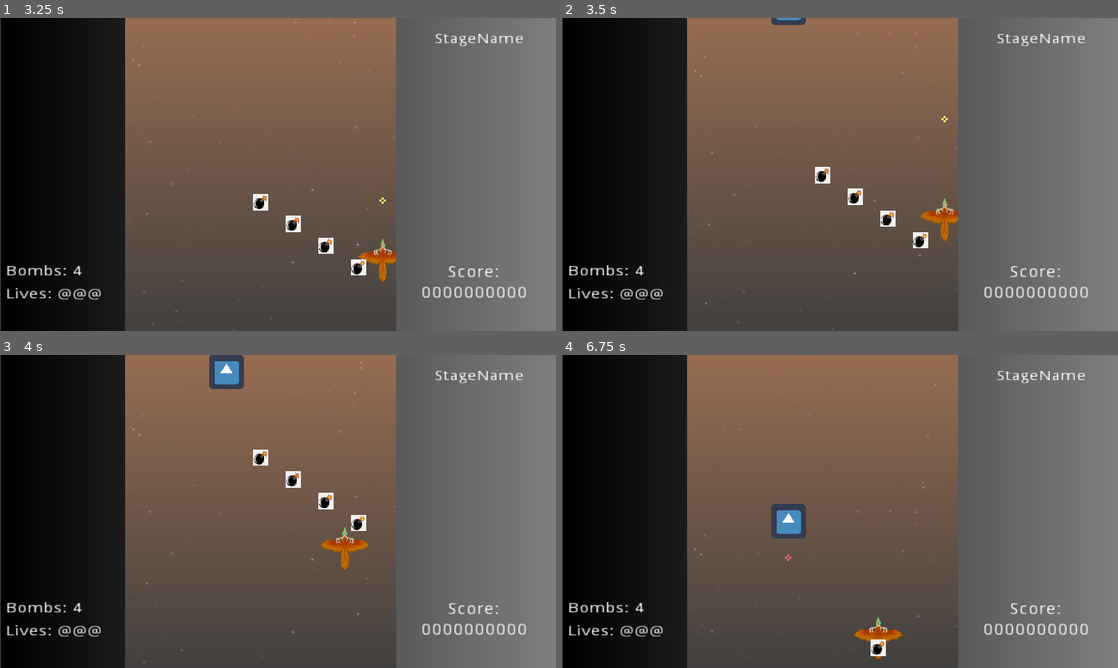
Above: before the commit, frames 1-4 (two rows, left to right).
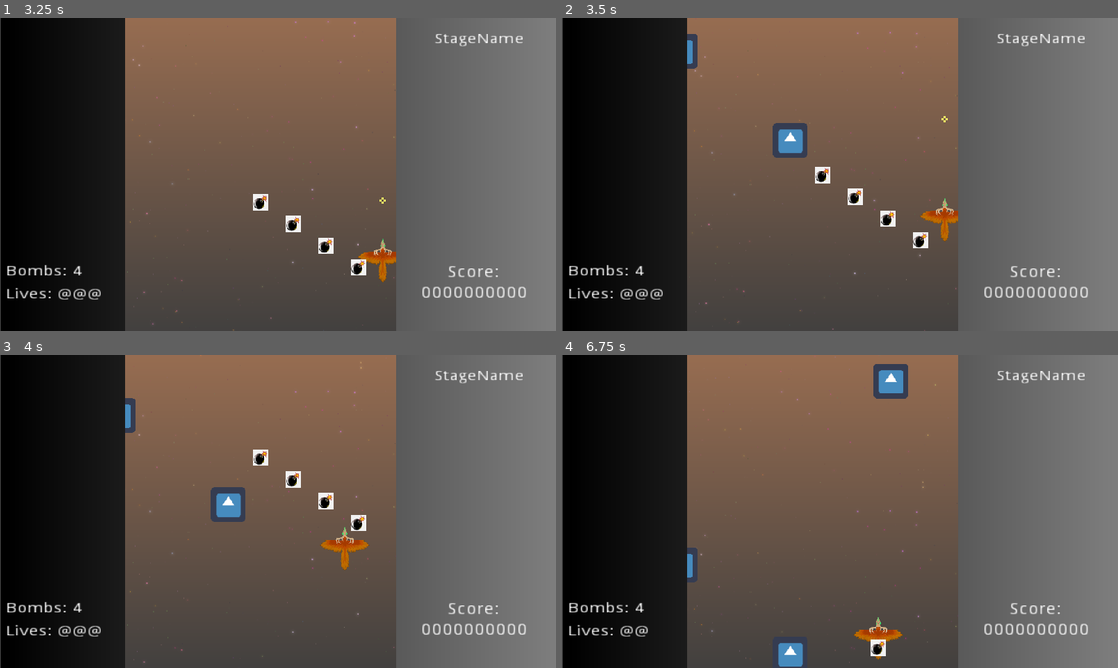
Above: after the commit, the same moments.

Repository: kyperbelt/MetalBurstPGJ
Game: Godot game, scene res://Screens/TitleScreen.tscn
Two runs of this game, one before a commit and one after it. Both use one fixed random seed, a clock stepped at 60 frames per second and the inputs below. The engine's default icon, where the game draws it, is replaced by a stand-in: a white triangle on a blue panel in a dark square.
Inputs:
- Up to frame 1 (3.25 s): tap Enter (ui_accept) at 0.5, 0.77, 1.52, 2, 3.02 s; hold D (move_right) 0.53-1.28 s; hold Space (fire) 0.53-1.28 s; hold S (move_down) 1.28-2.03 s; tap Shift (move_slower) at 1.35 s; hold D (move_right) 2.03-2.78 s; hold X (player_bomb) 2.03-2.78 s; hold W (move_up) from 2.78 s (still down); tap Space (fire) at 2.85 s
- Up to frame 2 (3.5 s): keep holding W (move_up)
- Up to frame 3 (4 s): release W (move_up) at 3.53 s; hold A (move_left) from 3.53 s (still down); hold Shift (move_slower) from 3.53 s (still down); tap Enter (ui_accept) at 3.77 s
- Up to frame 4 (6.75 s): release Shift (move_slower) at 4.28 s; tap X (player_bomb) at 4.35 s; tap Enter (ui_accept) at 4.52, 6.02 s; release A (move_left) at 5.03 s; hold S (move_down) 5.03-5.78 s; hold Space (fire) 5.03-5.78 s; hold D (move_right) 5.78-6.53 s; tap Shift (move_slower) at 5.85 s; hold W (move_up) from 6.53 s (still down); hold X (player_bomb) from 6.53 s (still down)

Frame 1 is identical in both runs. In frame 2, 1.0% of the frame differs, in the area x 22-45%, y 0-45%; in frame 3, 1.6%; in frame 4, 2.0%, in the area x 15-63%, y 2-100%.

Commit message:
refactored the code that was in the spawnEvent into its own class for PositionalEvents that scale with the timneline

Diff:
--- a/MetalBurstGame/Stages/TestStage.tscn
+++ b/MetalBurstGame/Stages/TestStage.tscn
@@ -7,6 +7,7 @@
 [ext_resource path="res://Screens/InformationDisplay.tscn" type="PackedScene" id=5]
 [ext_resource path="res://systems/StageDirector/StageDirector.tscn" type="PackedScene" id=6]
 [ext_resource path="res://systems/StageDirector/Events/SpawnEvent.tscn" type="PackedScene" id=7]
+[ext_resource path="res://systems/StageDirector/Events/EndStageEvent.tscn" type="PackedScene" id=8]
 
 [sub_resource type="Gradient" id=1]
 
@@ -33,33 +34,61 @@
 
 [node name="StageDirector" parent="." instance=ExtResource( 6 )]
 position = Vector2( 480, 0 )
-duration = 10.0
+bounds_color = Color( 0, 0.6, 1, 1 )
 LevelScene = NodePath("../Level")
-hatch_marks = 10
 
 [node name="END" parent="StageDirector" index="1"]
-position = Vector2( -744.258, -3041.52 )
+position = Vector2( 662.04, -1421.86 )
 scale = Vector2( 7.06361, 5.00941 )
 
 [node name="SpawnEvent" parent="StageDirector" instance=ExtResource( 7 )]
-position = Vector2( -63.0148, -313.172 )
-event_time = 1.02966
-spawn_x = -63.0148
+position = Vector2( -149.244, -481.109 )
+event_time = 3.38367
+spawn_x = -149.244
 
 [node name="Enemy4" parent="StageDirector/SpawnEvent" groups=[
 "Enemy",
 ] instance=ExtResource( 2 )]
 position = Vector2( 2.13269, -112.133 )
 
+[node name="SpawnEvent4" parent="StageDirector" instance=ExtResource( 7 )]
+position = Vector2( 94.1789, -260.767 )
+event_time = 1.83399
+spawn_x = 94.1789
+
+[node name="Enemy4" parent="StageDirector/SpawnEvent4" groups=[
+"Enemy",
+] instance=ExtResource( 2 )]
+position = Vector2( -153.78, 213.54 )
+
+[node name="Enemy5" parent="StageDirector/SpawnEvent4" groups=[
+"Enemy",
+] instance=ExtResource( 2 )]
+position = Vector2( -356.252, 49.3885 )
+
 [node name="SpawnEvent2" parent="StageDirector" instance=ExtResource( 7 )]
-position = Vector2( 235.471, -2334.25 )
-event_time = 7.67461
-spawn_x = 235.471
+position = Vector2( 125.478, -840.247 )
+event_time = 5.90951
+spawn_x = 125.478
 
 [node name="Enemy4" parent="StageDirector/SpawnEvent2" groups=[
 "Enemy",
 ] instance=ExtResource( 2 )]
 position = Vector2( 2.13269, -112.133 )
+
+[node name="SpawnEvent3" parent="StageDirector" instance=ExtResource( 7 )]
+position = Vector2( 123.597, -512.125 )
+event_time = 3.60181
+spawn_x = 123.597
+
+[node name="Enemy4" parent="StageDirector/SpawnEvent3" groups=[
+"Enemy",
+] instance=ExtResource( 2 )]
+position = Vector2( 2.13269, -112.133 )
+
+[node name="EndStageEvent" parent="StageDirector" instance=ExtResource( 8 )]
+position = Vector2( -120.01, -1421.86 )
+Target = NodePath("")
 [connection signal="tree_entered" from="Level" to="Level" method="_on_Level_tree_entered"]
 [connection signal="tree_exited" from="Level" to="Level" method="_on_Level_tree_exited"]
 
--- a/MetalBurstGame/project.godot
+++ b/MetalBurstGame/project.godot
@@ -9,6 +9,11 @@
 config_version=4
 
 _global_script_classes=[ {
+"base": "PositionalEvent",
+"class": "EndStageEvent",
+"language": "GDScript",
+"path": "res://systems/StageDirector/Events/EndStageEvent.gd"
+}, {
 "base": "Node2D",
 "class": "Enemy",
 "language": "GDScript",
@@ -20,6 +25,11 @@
 "path": "res://Screens/InformationDisplay.gd"
 }, {
 "base": "StageEvent",
+"class": "PositionalEvent",
+"language": "GDScript",
+"path": "res://systems/StageDirector/Events/PositionalEvent.gd"
+}, {
+"base": "PositionalEvent",
 "class": "SpawnEvent",
 "language": "GDScript",
 "path": "res://systems/StageDirector/Events/SpawnEvent.gd"
@@ -35,8 +45,10 @@
 "path": "res://systems/StageDirector/StageEvent.gd"
 } ]
 _global_script_class_icons={
+"EndStageEvent": "res://placeholder_assets/tools/exit.png",
 "Enemy": "",
 "InformationDisplay": "",
+"PositionalEvent": "res://placeholder_assets/class_icons/StageEvent.png",
 "SpawnEvent": "res://placeholder_assets/tools/entity.png",
 "StageDirector": "res://placeholder_assets/tools/director.png",
 "StageEvent": "res://placeholder_assets/class_icons/StageEvent.png"
--- /dev/null
+++ b/MetalBurstGame/systems/StageDirector/Events/EndStageEvent.gd
@@ -0,0 +1,50 @@
+tool
+extends PositionalEvent
+
+class_name EndStageEvent, "res://placeholder_assets/tools/exit.png"
+
+const EDITOR_DESC="""
+This event is not based on position. Rather, it only
+needs to be placed in a stage director and will be executed
+when the duration is exceeded. It will then transfer to the
+desired scene. You can specify if you want there to be an delay from
+the time it executes.
+"""
+
+export var offset : float setget set_offset,get_offset
+export(PackedScene) var Target
+
+
+func _ready():
+	if(Engine.editor_hint):
+		set("editor_description",EDITOR_DESC)
+
+
+func get_offset():
+	return offset
+
+func set_offset(o):
+	offset = o if o > 0 else 0
+	_y_changed()
+
+func get_time():
+	if(override_time):
+		return event_time
+	else:
+		var sd : StageDirector = director as StageDirector
+		return sd.duration if sd != null else 0
+
+func _y_changed():
+	if(!override_time):
+		var sd = director as StageDirector
+		position.y = sd.get_y_from_alpha((sd.duration+offset)/sd.duration) if sd!=null else position.y
+		update()
+
+func _process(_delta):
+	if(Engine.editor_hint):
+		update_y()
+
+
+func _execute_event():
+	print("[END STAGE EVENT] executed")
+	pass
--- /dev/null
+++ b/MetalBurstGame/systems/StageDirector/Events/EndStageEvent.tscn
@@ -0,0 +1,28 @@
+[gd_scene load_steps=4 format=2]
+
+[ext_resource path="res://systems/StageDirector/Events/EndStageEvent.gd" type="Script" id=1]
+[ext_resource path="res://placeholder_assets/tools/exit.png" type="Texture" id=2]
+[ext_resource path="res://placeholder_assets/tools/open.png" type="Texture" id=3]
+
+[node name="EndStageEvent" type="Node2D"]
+script = ExtResource( 1 )
+
+[node name="exit" type="Sprite" parent="."]
+position = Vector2( 35.1617, 0 )
+texture = ExtResource( 2 )
+
+[node name="moveto" type="Sprite" parent="."]
+position = Vector2( -31.6456, 1.75812 )
+texture = ExtResource( 3 )
+
+[node name="Label" type="Label" parent="."]
+margin_left = -55.0525
+margin_top = 41.515
+margin_right = 2.94748
+margin_bottom = 72.515
+rect_scale = Vector2( 2, 2 )
+text = "EndEvent
+"
+__meta__ = {
+"_edit_use_anchors_": false
+}
--- /dev/null
+++ b/MetalBurstGame/systems/StageDirector/Events/PositionalEvent.gd
@@ -0,0 +1,71 @@
+tool
+extends StageEvent
+
+#Stage event that auto adjusts itself based on timeline
+#changes.
+class_name PositionalEvent, "res://placeholder_assets/class_icons/StageEvent.png"
+
+#SIGNALS
+
+#EXPORTS
+
+	#if true ignores the positional based timing.
+export(bool) var override_time = false
+
+
+#VARS
+var prev_y = NAN
+
+# Called when the node enters the scene tree for the first time.
+func _ready():
+	if Engine.editor_hint:
+		update()
+
+func _on_timeline_change():
+	if(!override_time):
+		var sd : StageDirector = director as StageDirector
+		var alpha = sd.get_alpha_from_time(event_time)
+		position.y = sd.get_y_from_alpha(alpha)
+		prev_y = position.y
+		set_time_using_alpha(sd.duration,alpha)
+
+		#print("timeline changed - position updated")
+		update()
+
+func set_time_using_alpha(duration,alpha):
+	var temp = override_time
+	override_time = true
+	event_time = duration * alpha
+	override_time = temp
+
+
+func set_time(time):
+	if(override_time):
+		.set_time(time)
+
+func get_time():
+	if(override_time):
+		return .get_time()
+	else:
+		var sd : StageDirector = director as StageDirector
+		var alpha = sd.get_alpha_from_y(position.y) if sd != null else 1
+		return (director.duration if director != null else 1) * alpha
+
+#update the y position in the timeline
+#based on the event time
+func update_y():
+	if(Engine.editor_hint):
+		if(!override_time && position.y != prev_y):
+			prev_y = position.y
+			var sd : StageDirector = director as StageDirector
+			var alpha = sd.get_alpha_from_y(position.y) if sd != null else 1
+			set_time_using_alpha(sd.duration if sd != null else 1,alpha)
+			_y_changed()
+
+
+#called when y position was changed
+func _y_changed():
+	pass
+
+func _process(_delta):
+	pass
--- a/MetalBurstGame/systems/StageDirector/Events/SpawnEvent.gd
+++ b/MetalBurstGame/systems/StageDirector/Events/SpawnEvent.gd
@@ -1,42 +1,21 @@
 tool
-extends StageEvent
+extends PositionalEvent
 
 class_name SpawnEvent, "res://placeholder_assets/tools/entity.png"
 
 #SIGNALS
 
 #Exports
-export(bool) var override_time = false
 export(float) var spawn_x = 0 setget set_spawn_x,get_spawn_x
 
-
 #VARS
-var prev_y = NAN
 var entities = []
-var engine #same engine that houses the layers | not to be confused with godot's internal ENGINE
-
 
 # Called when the node enters the scene tree for the first time.
 func _ready():
 	if Engine.editor_hint:
 		update()
 
-func _on_timeline_change():
-	if(!override_time):
-		var sd : StageDirector = director as StageDirector
-		var alpha = sd.get_alpha_from_time(event_time)
-		position.y = sd.get_y_from_alpha(alpha)
-		prev_y = position.y
-		set_time_using_alpha(sd.duration,alpha)
-
-		#print("timeline changed - position updated")
-		update()
-
-func set_time_using_alpha(duration,alpha):
-	var temp = override_time
-	override_time = true
-	event_time = duration * alpha
-	override_time = temp
 
 func _on_event_added():
 	var children = get_children()
@@ -44,12 +23,12 @@
 		if(child is Enemy):
 			entities.append(child)
 			remove_child(child)
-	pass
 
 func _execute_event():
 	var entity_layer = engine.get_node("EntityLayer")
 	for entity in entities:
-		var new_x = spawn_x + director.get_offset()
+		var new_x = spawn_x + entity.position.x + director.get_offset()
+		#the y position is always relative to the top of the stage screen
 		var new_y = director.position.y+entity.position.y
 		entity.position = Vector2(new_x,new_y)
 		entity_layer.add_child(entity)
@@ -66,27 +45,8 @@
 	return spawn_x
 
 
-func set_time(time):
-	if(override_time):
-		.set_time(time)
-
-func get_time():
-	if(override_time):
-		return .get_time()
-	else:
-		var sd : StageDirector = director as StageDirector
-		var alpha = sd.get_alpha_from_y(position.y)
-		return director.duration * alpha
-
 func _process(_delta):
 	if(Engine.editor_hint):
 		if(spawn_x!=position.x):
 			spawn_x = position.x
-		if(!override_time && position.y != prev_y):
-			prev_y = position.y
-			var sd : StageDirector = director as StageDirector
-			var ypos = position.y
-			var alpha = sd.get_alpha_from_y(position.y)
-			set_time_using_alpha(sd.duration,alpha)
-			print("ypos %s | alpha %s " % [ypos, alpha])
-			pass
+		update_y()
--- a/MetalBurstGame/systems/StageDirector/StageDirector.gd
+++ b/MetalBurstGame/systems/StageDirector/StageDirector.gd
@@ -29,10 +29,20 @@
 onready var end = $END
 
 #EXPORT OPTIONS
-export(bool) var display_timeline = true
-export(float,10.0,600.0) var duration
+
+export(String) var G_U_I_D_E_S = get_sep() setget set_sep,get_sep
+export(bool) var show_timeline = true setget set_show_timeline
+export(int) var hatch_marks = 3
+export(bool) var show_bounds = true setget set_show_bounds
+export(Color) var bounds_color = Color.red setget set_bounds_color
+
+
+export(String) var T_U_N_I_N_G = get_sep() setget set_sep,get_sep
+
+export(float) var duration = 10.0 setget set_duration,get_duration
+
+export(String) var D_E_P_E_N_D_E_N_C_Y = get_sep() setget set_sep,get_sep
 export(NodePath) var LevelScene
-export(int) var hatch_marks = 3
 
 #CLASS VARIABLES
 var elapsed : float = 0.0;
@@ -51,13 +61,34 @@
 		start_position = Vector2(start.position)
 		if(end.position == start.position):
 			end.position = Vector2(start.position.x,start.position.y - 1000)
-
+		update()
 	else:
 		#IN GAME
 		start.set_visible(false)
 		end.set_visible(false)
 		set_process(true)
 		add_all_events_to_queue()
+
+func set_sep(_sep):
+	update()
+	pass
+
+func get_sep():
+	return ""
+
+func set_bounds_color(color):
+	bounds_color = color
+	update()
+
+func set_duration(d):
+	duration = d if d > 10 else 10
+
+func get_duration():
+	return duration
+
+func set_show_bounds(show):
+	show_bounds = show
+	update()
 
 func _draw():
 	if(Engine.editor_hint):
@@ -67,8 +98,11 @@
 			var c_pos = Vector2(container.rect_position.x-position.x,container.rect_position.y)
 			var c_size = container.rect_size
 			draw_rect(Rect2(c_pos,c_size),Color.black,true)
-
-		if(display_timeline):
+			if(show_bounds):
+				draw_rect(Rect2(c_pos,Vector2(c_size.x,get_dist())),bounds_color,false)
+
+
+		if(show_timeline):
 			draw_line(Vector2(start_position), Vector2(start_position.x,end_position.y), Color.white, 4, true)
 			draw_line(Vector2(start_position.x,end_position.y), Vector2(end_position), Color.red, 6, true)
 			var hatchpos = Vector2(0,0)
@@ -82,6 +116,9 @@
 				hatchpos = Vector2(start_position.x,end_position.y-hatch_dist*index)
 				draw_line(Vector2(hatchpos.x-hatch_len/2,hatchpos.y), Vector2(hatchpos.x+hatch_len/2,hatchpos.y), hatch_color, hatch_width, true)
 
+func set_show_timeline(show):
+	show_timeline = show
+	update()
 
 func get_offset():
 	if(!LevelScene.is_empty()):
@@ -130,7 +167,14 @@
 			print(child.get_name()," added to StageEventQueue")
 			add_stage_event(child)
 			remove_child(child)
-			pass
+
+#get the current time in the timeline
+func get_current_time():
+	return elapsed
+
+#get the time percentage in the timeline 0-1
+func get_time_percentage():
+	return get_alpha_from_time(elapsed)
 
 #UTILITIES
 func get_alpha_from_time(time):
--- a/MetalBurstGame/systems/StageDirector/StageEvent.gd
+++ b/MetalBurstGame/systems/StageDirector/StageEvent.gd
@@ -1,4 +1,3 @@
-tool
 extends Node2D
 
 class_name StageEvent, "res://placeholder_assets/class_icons/StageEvent.png"
@@ -7,12 +6,13 @@
 
 onready var director = get_parent()
 
-
+var engine #same engine that houses the layers | not to be confused with godot's internal ENGINE
 
 func _ready():
+
 	director.connect("timeline_changed",self,"_on_timeline_change")
 
-#override - called ehwn the timeline has changed either in duration or scale
+#override - called when the timeline has changed either in duration or scale
 func _on_timeline_change():
 	pass
 
@@ -28,6 +28,13 @@
 func _process(_delta):
 	pass
 
+func set_sep(_sep):
+	update()
+	pass
+
+func get_sep():
+	return ""
+
 #called when event is added to the stage director
 func _on_event_added():
 	pass
Not shown: 1 places in MetalBurstGame/Stages/TestStage.tscn that only renumber resources
Binary file added: MetalBurstGame/placeholder_assets/tools/exit.png
Not shown, added: MetalBurstGame/placeholder_assets/tools/exit.png.import
Binary file added: MetalBurstGame/placeholder_assets/tools/open.png
Not shown, added: MetalBurstGame/placeholder_assets/tools/open.png.import
